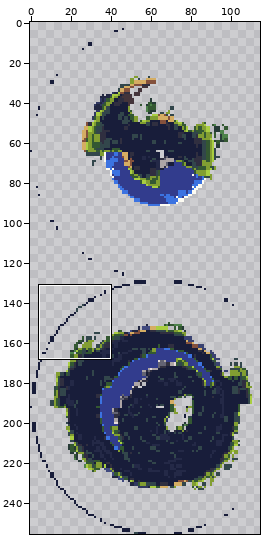
Two states of a sprite sheet, demogames/planetWrapping/out.png. The picture above shows the old version from afar; the outline marks the close-up.
Close-up. Before the commit:
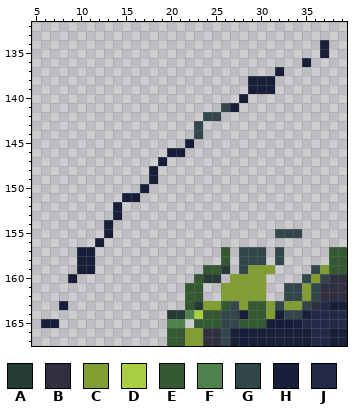
The file is 128x256 pixels. Pixels under 10% opacity are left out. Colours within 5 levels of each other are drawn and written as one. Shown: x 5..39, y 132..167. The wide view leaves out empty margins. The commit also changed other parts of the picture, which this record leaves out.
Palette (. is transparent): A #263a36  B #302f40  C #829e32  D #a9ce41  E #345832  F #4d824a  G #32464b  H #181d3a  J #242947
Pixels before, first column x 6:
134 ...............................H..
135 ...............................H..
136 .............................H....
137 ..........................H.......
138 .......................HHH........
139 .......................HHH........
140 ......................H...........
141 ....................GH............
142 ..................GG..............
143 .................G................
144 .................G................
145 ................H.................
146 ..............HH..................
147 .............H....................
148 ............H.....................
149 ............H.....................
150 ...........H......................
151 .........HH.......................
152 ........H.........................
153 ........H.........................
154 .......H..........................
155 .......H..................GGG.....
156 ......H...........................
157 ....HH..............E.GGG.G.....EE
158 ....HH..............E.GGG.G.....EE
159 ....HH............EEA.GCCC....GCEE
160 ...H.............EAA.CCCC....GCGBB
161 ................EE..CCCCC..GGCGBBB
162 ................EE..CCCCC..GGCGBBB
163 ..H.............EACCEGCEECGCCGBJHH
164 ..............AAFDEEGGHEECHGGHJJJJ
165 HH............FF.EEEGGEEEHHHHJJJJJ
166 ..............EECCBBGHHHHHHHHHJJHH
167 ..............EECCBBGHHHHHHHHHJJHH
The same view after the edit:
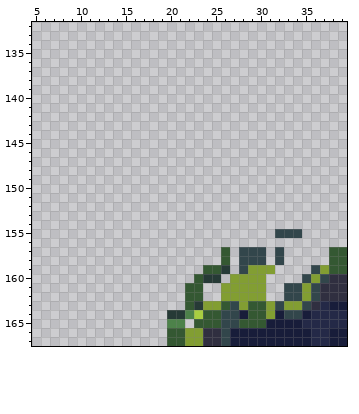
Diff:
Colour G is gone in row 141 at x 26; in row 142 at x 24 to 25; in rows 143 to 144 at x 23.
Colour H is gone in rows 134 to 135 at x 37; in row 136 at x 35; in row 137 at x 32; in rows 138 to 139 at x 29 to 31; in row 140 at x 28; in row 141 at x 27.
Colour H is gone in row 145 at x 22; in row 146 at x 20 to 21; in row 147 at x 19; in rows 148 to 149 at x 18; in row 150 at x 17; in row 151 at x 15 to 16.
Colour H is gone in rows 152 to 153 at x 14; in rows 154 to 155 at x 13; in row 156 at x 12; in rows 157 to 159 at x 10 to 11; in row 160 at x 9; in row 163 at x 8.
Colour H is gone in row 165 at x 6 to 7.
Pixel boxes of the changes (left, top, right, bottom) in both close-ups:
erased: (41, 40, 329, 328)
